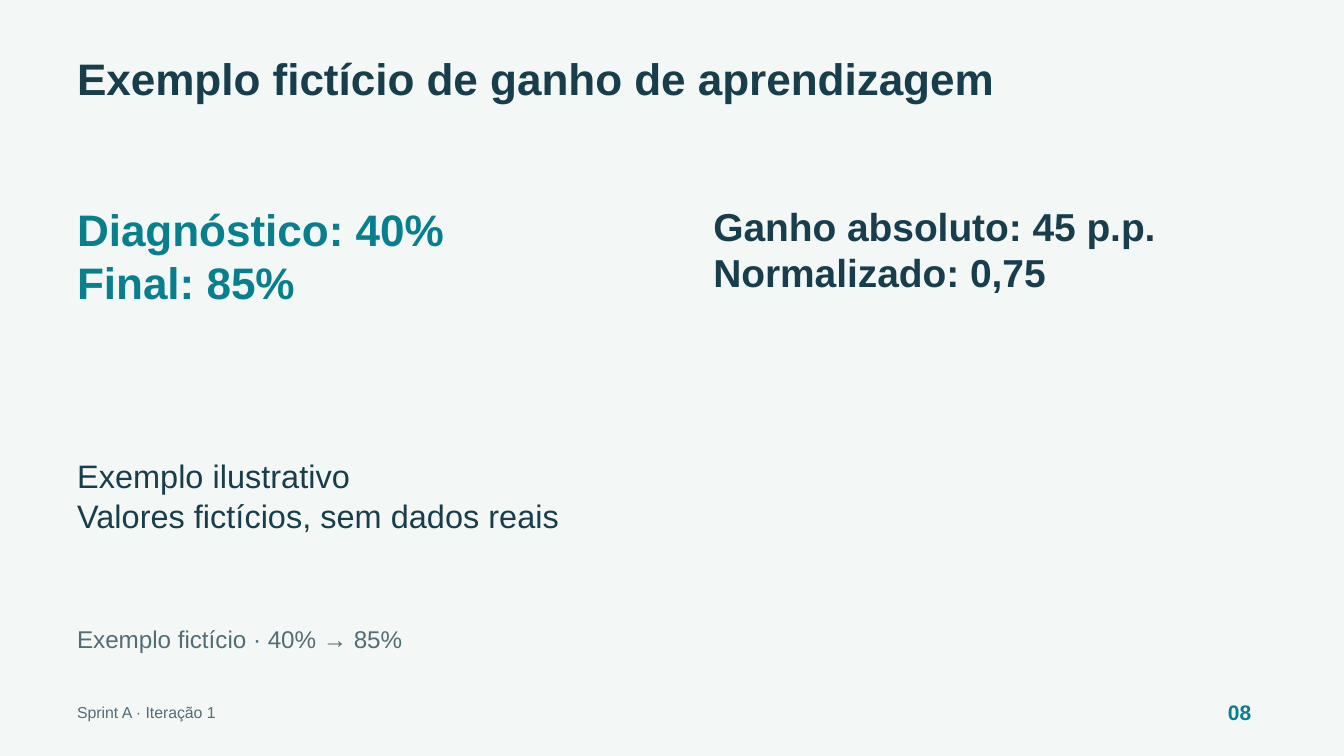
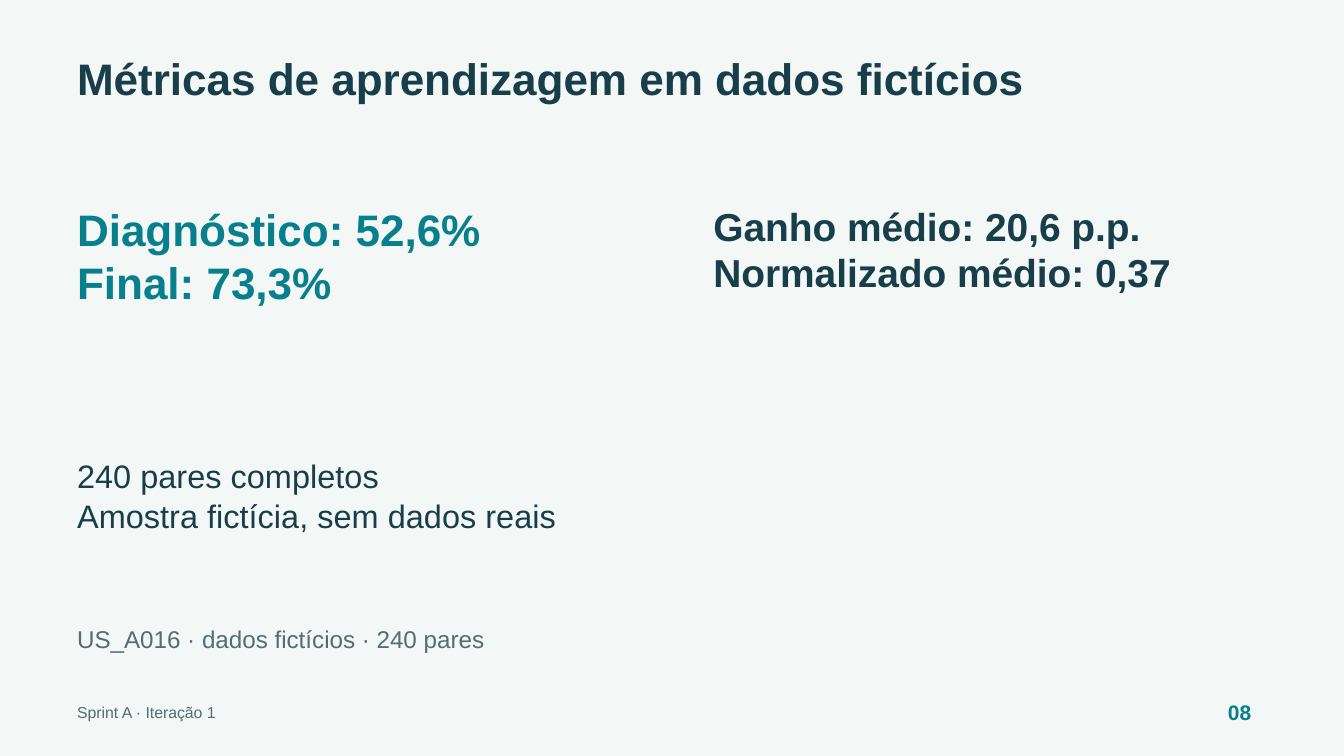
Before and after one commit to escobar0304/ProjInter-2-1, a slide deck: slide 8 of docs/entregas/sprint-review-a/sprint-review-a.pptx. Drawn at 1344x756 pixels with LibreOffice and Linux fonts; fonts in the diff are those of the drawing. Boxes give left, top, right and bottom in pixels: in the first picture for what was removed or moved away, otherwise in the second. Text is boxed around its words. In the diff, an @@ line names an element or a change of style, - is before the commit and + after.

Commit message:
apresentação: alinhar métricas e mapa com o relatório

```diff
--- a/docs/entregas/sprint-review-a/sprint-review-a.pptx
+++ b/docs/entregas/sprint-review-a/sprint-review-a.pptx
@@ text at [77, 62, 1023, 103]: text changed @@
-Exemplo fictício de ganho de aprendizagem
+Métricas de aprendizagem em dados fictícios
@@ text at [77, 213, 481, 306]: text changed @@
-Diagnóstico: 40%
-Final: 85%
+Diagnóstico: 52,6%
+Final: 73,3%
@@ text at [713, 212, 1171, 293]: text changed @@
-Ganho absoluto: 45 p.p.
-Normalizado: 0,75
+Ganho médio: 20,6 p.p.
+Normalizado médio: 0,37
@@ text at [77, 464, 555, 532]: text changed @@
-Exemplo ilustrativo
-Valores fictícios, sem dados reais
+240 pares completos
+Amostra fictícia, sem dados reais
@@ text at [77, 630, 484, 653]: text changed @@
-Exemplo fictício · 40% → 85%
+US_A016 · dados fictícios · 240 pares
```
Also in this commit, not shown: 2 other slides changed, 4 other files.
